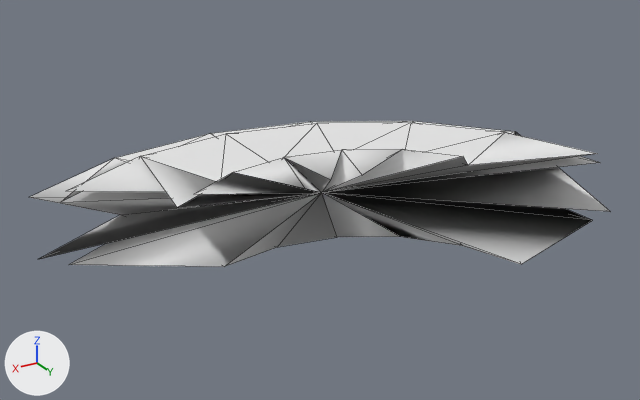
The OBJ model assets/meshes/hull_terran_frigate_frag_7.obj: old version first, new version second.
Both versions are drawn from a 50 mm lens placed at (1.42, 2.03, 1.78), pointed at (-0.18, -0.65, 0.44). Every picture has the same lights, and +X, +Y and +Z are marked at lower left. The first picture is the older version. Mesh edges are drawn as thin lines. Where no turn or scale is listed for an object, it has been applied to the vertices.

In view in the first picture: 'hull_terran_frigate_frag_7'.
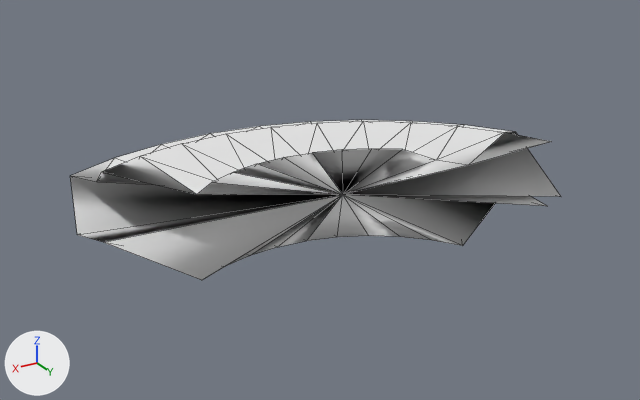
The edits, one by one:
me_hull_terran_frigate_frag_7 is used by ob_hull_terran_frigate_frag_7; location (0.0, 0.0, 0.0).
me_hull_terran_frigate_frag_7 had 56 vertices, 108 faces and spanned x -1.26..0.82, y -1.23..-0.07, z 0.28..0.69.
me_hull_terran_frigate_frag_7 now has 82 vertices, 160 faces and spans x -1.2..0.64, y -1.23..-0.3, z 0.28..0.67.
Part 1, on me_hull_terran_frigate_frag_7:
15 vertices are removed from x -1.14..0.82, y -0.93..-0.07, z 0.28..0.69.
106 faces are deleted.
2 vertices move from x -1.26..-1.11, y -0.17..-0.14, z 0.33..0.61 to x -1.2..-1.06, y -0.39..-0.33, z 0.33..0.61.
36 vertices are added at x -1.08..0.64, y -1.21..-0.34, z 0.28..0.67.
5 new vertices lie (0.0, 0.0, 0.24) away from vertices in x -0.98..0.64, y -1.21..-0.77, z 0.33.
124 new faces join them, mat_skin (white #e7e7e7).
34 new faces join them, mat_interior (white #e7e7e7).

Pixel boxes [x1, y1, x2, y2] of what changed, in the pictures (640 x 400 px):
'hull_terran_frigate_frag_7', reshaped (15% narrower, 10% taller)
    before: [30, 121, 611, 267]
    after: [70, 120, 561, 280]
